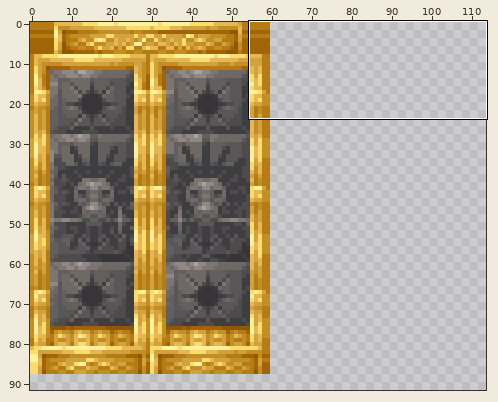
A sprite sheet gets an edit: src/assets/gauntlet/textures/decoration/doors/chancery_door.png. The first picture is a wide view before the edit; the outline marks the close-up.
Close-up. Before the edit:
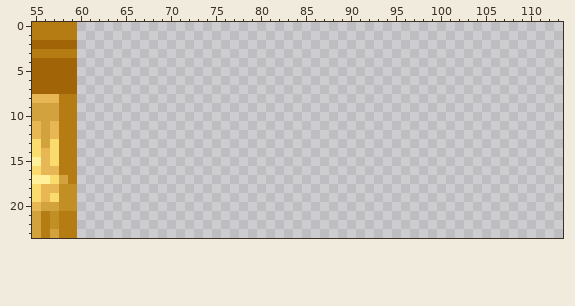
The file is 128x128 pixels. Shown: x 55..113, y 0..23. The wide view leaves out empty margins. The commit also changed other parts of the picture, which this record leaves out.
Once edited:
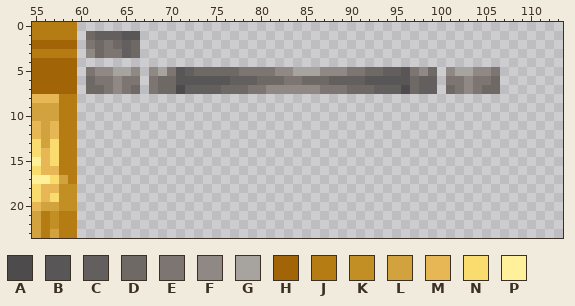
Palette (. is transparent): A #4e4b4d  B #585656  C #625f5e  D #6f6965  E #7d7571  F #8f8884  G #a7a4a0  H #a16507  J #b67c14  K #c18f24  L #d1a23d  M #e6b754  N #fadb6d  P #fff19c
The edit:
There is now colour A in row 7 at x 71 and 96.
There is now colour B in row 1 at x 65 to 66; in row 5 at x 71 and 96; in row 6 at x 71 to 76 and 92 to 96.
There is now colour C in row 1 at x 62 to 64; in rows 2 to 3 at x 65; in row 5 at x 72 and 94 to 95; in row 6 at x 77 to 79, 88 to 91 and 98 to 99; in row 7 at x 72 to 75, 93 to 95 and 98 to 99.
There is now colour D in row 1 at x 61; in row 2 at x 62, 64 and 66; in row 3 at x 62 and 66; in row 5 at x 73 to 77, 92 to 93 and 99; in row 6 at x 61, 69 to 70, 80 to 82, 85 to 87, 97 and 106; in row 7 at x 61 to 62, 66, 69 to 70, 76 to 78, 90 to 92, 97, 101 and 105 to 106.
There is now colour E in row 2 at x 61 and 63; in row 3 at x 63 to 64; in row 5 at x 61, 70, 78 to 81, 90 to 91, 97 and 106; in row 6 at x 62 to 63, 65 to 66, 68, 83 to 84, 101 to 102 and 104 to 105; in row 7 at x 63, 65, 68, 79 to 80, 87 to 89, 102 and 104.
There is now colour F in row 3 at x 61; in row 5 at x 62 to 63, 66, 68, 82 to 83, 87 to 89, 98, 101 and 104 to 105; in row 6 at x 64 and 103; in row 7 at x 64, 81 to 86 and 103.
There is now colour G in row 5 at x 64 to 65, 69, 84 to 86 and 102 to 103.
Boxes around the changes in both close-ups, in picture pixels (x1, y1, x2, y2):
added: (86, 31, 500, 94)
